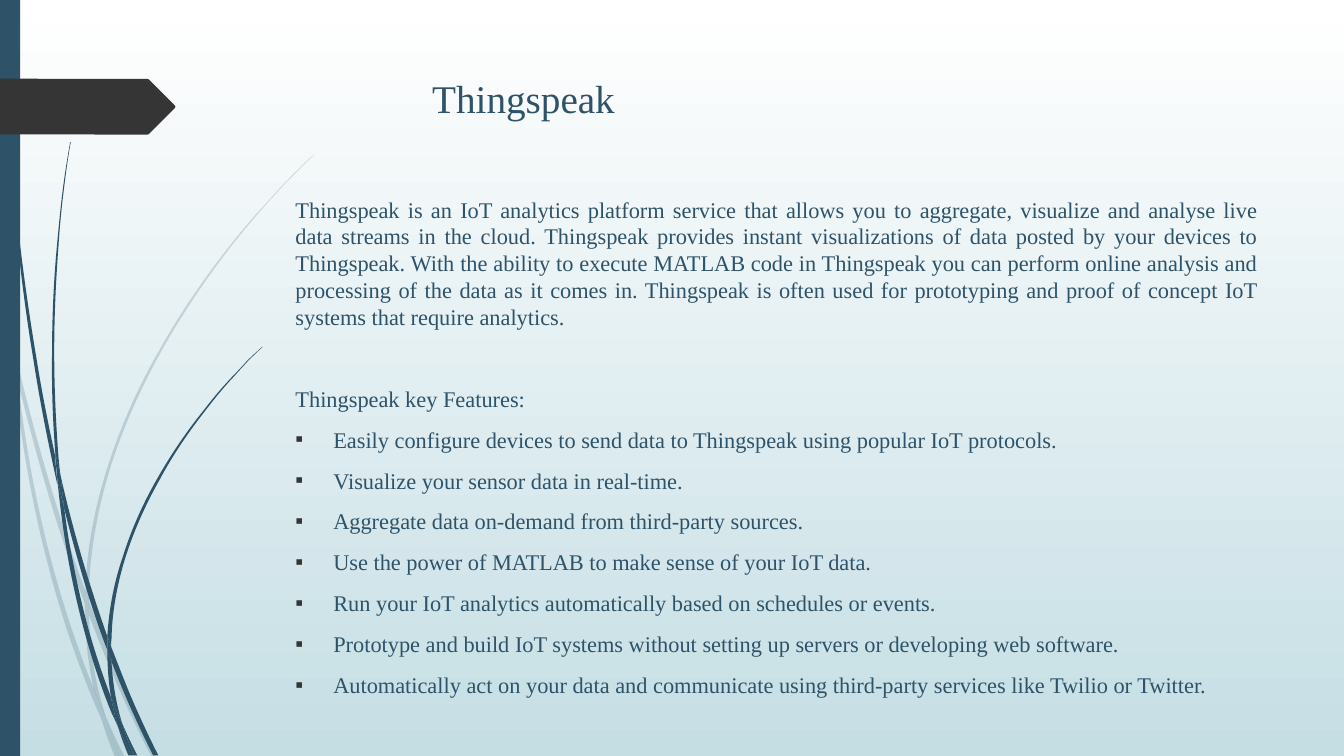
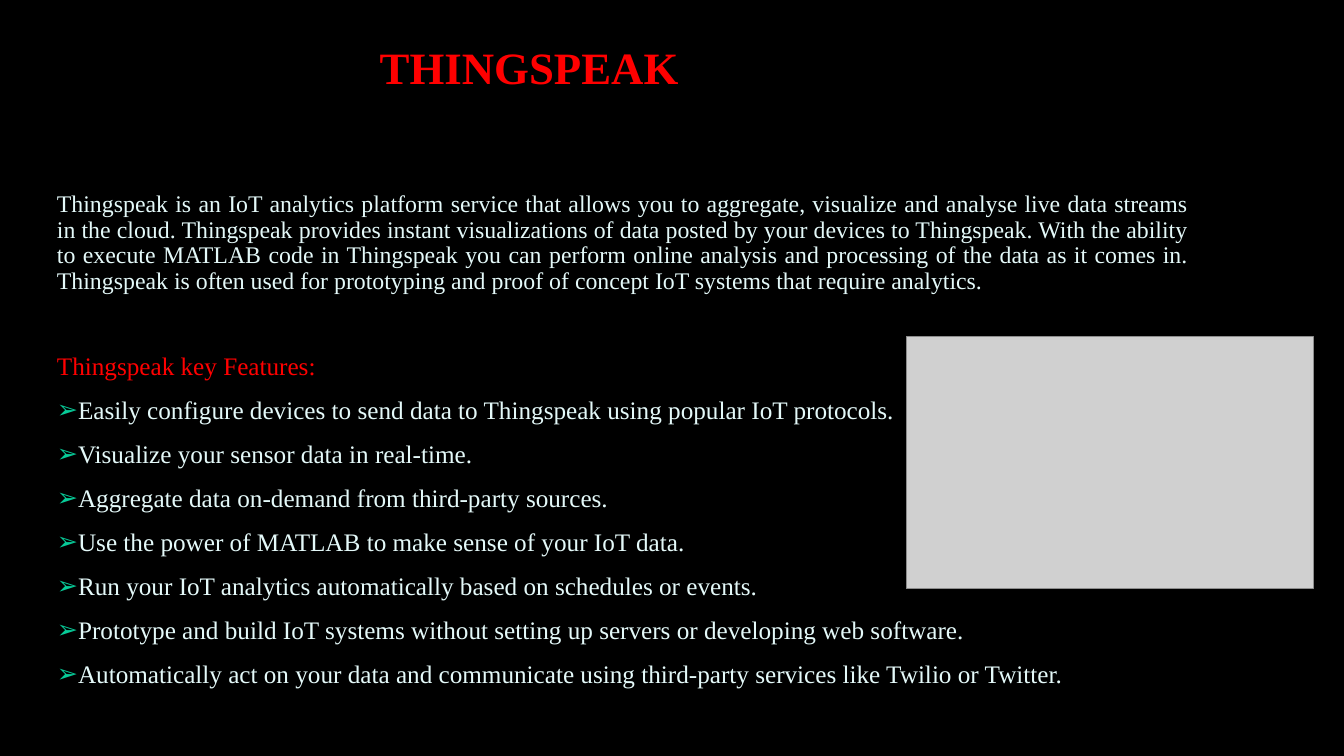
Before and after one commit to Lekshmisr95/body-sensor-network, a slide deck: slide 15 of PPT.pptx. Drawn at 1344x756 pixels with LibreOffice and Linux fonts; fonts in the diff are those of the drawing; grey boxes stand for pictures; background and template pictures are left out. Boxes give left, top, right and bottom in pixels: in the first picture for what was removed or moved away, otherwise in the second. Text is boxed around its words. In the diff, an @@ line names an element or a change of style, - is before the commit and + after.

```diff
--- a/PPT.pptx
+++ b/PPT.pptx
@@ background gradient #FFFFFF to #C5DEE5 to picture (left out) @@
@@ rectangle removed at (x1=0, y1=0, x2=20, y2=756) @@
@@ title "THINGSPEAK" at (x1=380, y1=54, x2=679, y2=85): vertical alignment top to bottom @@
@@ title at (x1=380, y1=54, x2=679, y2=85): text changed; size 28 to 32 pt; text colour #2E5369 to #FF0000; bold on @@
-Thingspeak
+THINGSPEAK
@@ freeform shape removed at (x1=0, y1=79, x2=175, y2=134) @@
@@ subtitle "Thingspeak is an IoT analytics ..." moved from (x1=295, y1=202, x2=1257, y2=698) to (x1=57, y1=195, x2=1187, y2=689) @@
@@ subtitle "Thingspeak is an IoT analytics ..." at (x1=57, y1=195, x2=1187, y2=689): size 16 to 17 pt in "Thingspeak is an IoT analytics platform service ..."; text colour #2E5369 to #E4F9F9; size 16 to 18 pt in "Thingspeak key Features:", "Easily configure devices to send data to ...", "Visualize your sensor data in real-time.", "Aggregate data on-demand from third-party sources." and 4 more places; text colour #2E5369 to #FF0000 in "Thingspeak key Features:"; line spacing 1 to 0.9; more space between paragraphs; bullet ▪ to ➢; bullet colour #353535 to #07CB98 @@
@@ picture added at (x1=906, y1=337, x2=1314, y2=589) @@
@@ group removed at (x1=0, y1=154, x2=315, y2=756): 10 freeform shapes @@
@@ group removed at (x1=3, y1=0, x2=262, y2=756): 12 freeform shapes @@
```
Also in this commit, not shown: 13 other slides changed, 4 slides added, 9 slides removed, 4 other files.
